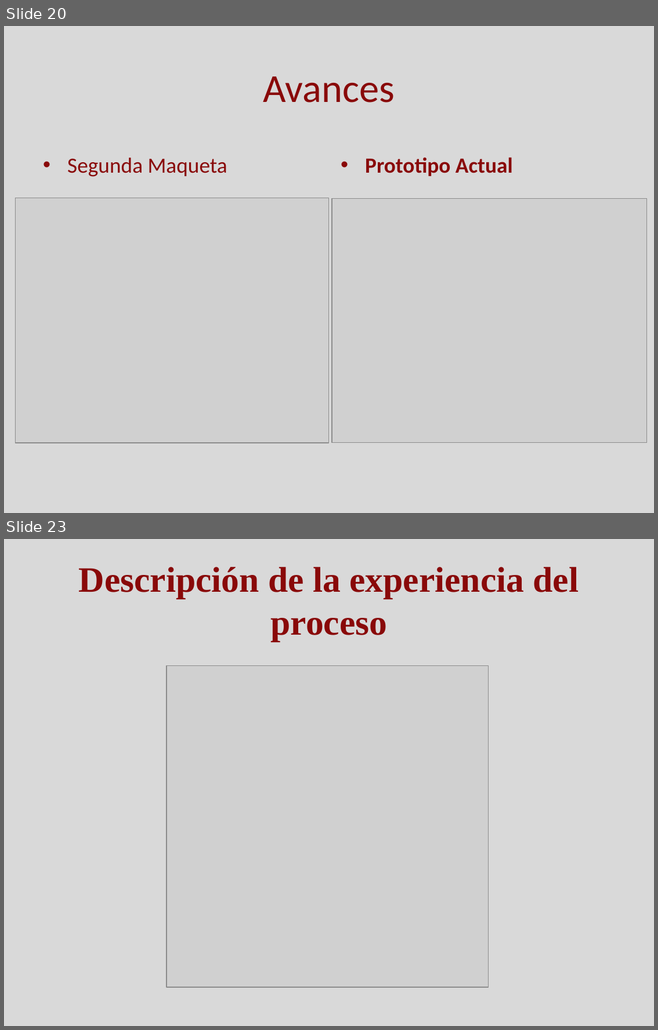
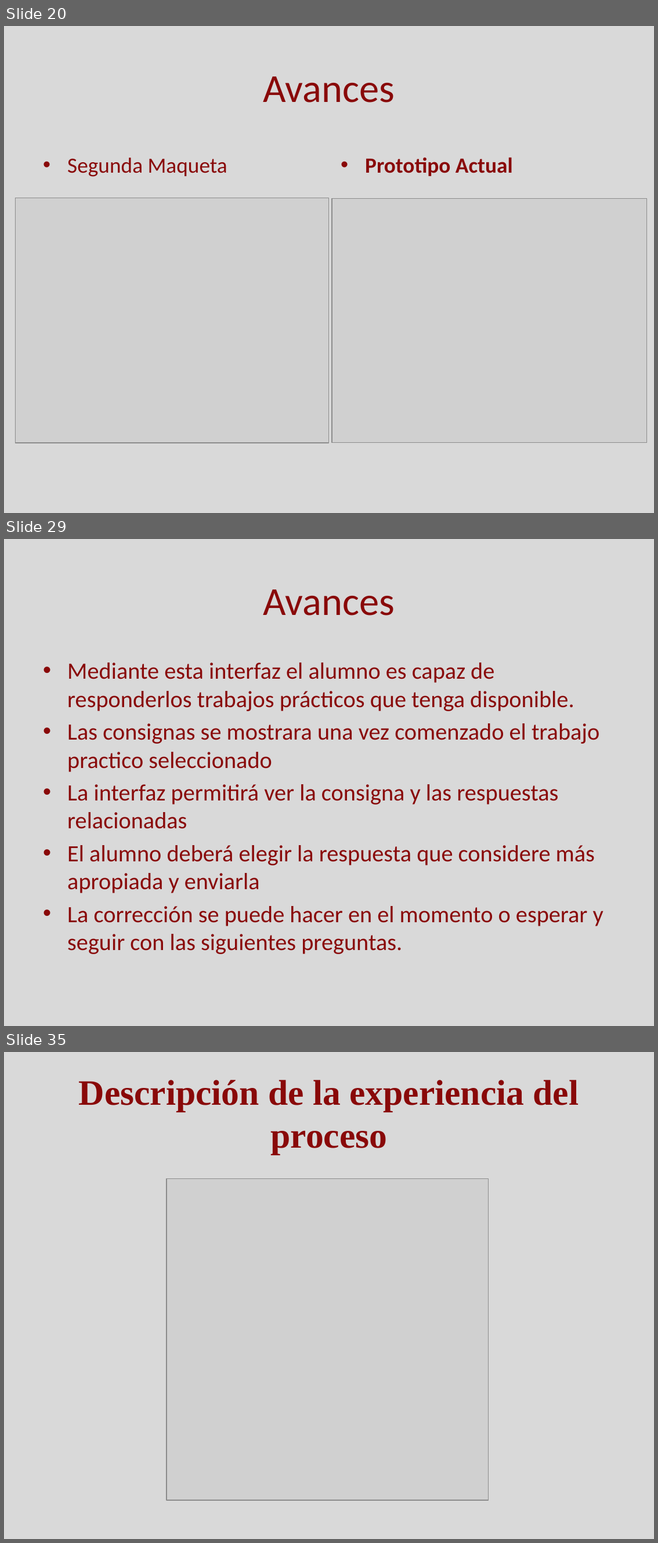
Before and after one commit to Skruptovski/SCTps, a slide deck: Documentación/Presentacion SCTPs.pptx. Shown one above the other, each under a label of ours: slides 20 and 23 before the commit, slides 20, 29 and 35 after it; the slides between them are not shown. The pictures are 658x1030 and 658x1543 pixels, drawn with LibreOffice and Linux fonts; fonts in the diff are those of the drawing; grey boxes stand for pictures. Boxes give left, top, right and bottom in pixels: in the first picture for what was removed or moved away, otherwise in the second. Text is boxed around its words. In the diff, an @@ line names an element or a change of style, - is before the commit and + after.

```diff
--- a/Documentación/Presentacion SCTPs.pptx
+++ b/Documentación/Presentacion SCTPs.pptx
@@ slide 29 added at (x1=4, y1=539, x2=654, y2=1026), background #D9D9D9 @@
@@ title added at (x1=263, y1=589, x2=395, y2=616), 44 pt, text #890909 @@
+Avances
@@ text added at (x1=67, y1=663, x2=603, y2=954), 25.9 pt, text #890909 @@
+• Mediante esta interfaz el alumno es capaz de responderlos trabajos prácticos que tenga disponible.
+• Las consignas se mostrara una vez comenzado el trabajo practico seleccionado
+• La interfaz permitirá ver la consigna y las respuestas relacionadas
+• El alumno deberá elegir la respuesta que considere más apropiada y enviarla
+• La corrección se puede hacer en el momento o esperar y seguir con las siguientes preguntas.
@@ what was slide 23 is now slide 35 @@
```
Also in this commit, not shown: 2 slides changed, 12 other slides added, 1 slide removed, 2 other files.
